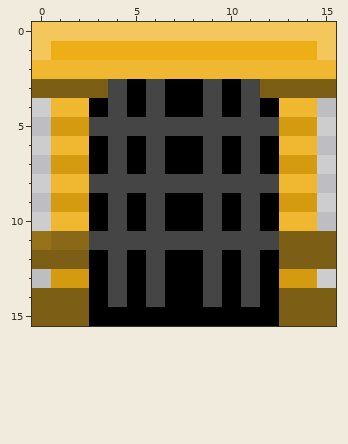
Pixel-art sprite -- JSUS/assets/Tiles/Gate/tileGate(5).png. The first picture shows the starting point.
The file is 16x16 pixels.
New version:
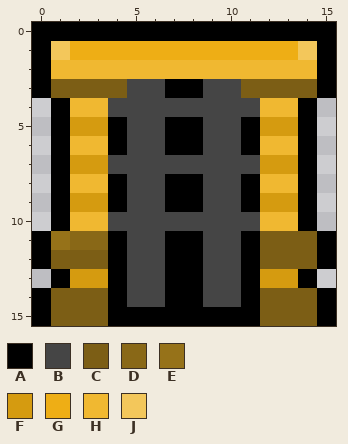
Palette (. is transparent): A #000000  B #454545  C #7c5e15  D #896817  E #967219  F #d59b10  G #eeae15  H #f0b831  J #f3c75b
Author's note on the commit: Gate+NeueSteine ich habe ein paar Tiles ausgetauscht und das Gate schöner gemacht.
Changes in this commit:
@@ x 0..15 @@
- 0 JJJJJJJJJJJJJJJJ
- 1 JGGGGGGGGGGGGGGJ
- 2 HHHHHHHHHHHHHHHH
- 3 CCCCBABAABABCCCC
- 4 .HHABABAABABAHH.
- 5 .FFBBBBBBBBBBFF.
- 6 .HHABABAABABAHH.
- 7 .FFABABAABABAFF.
- 8 .HHBBBBBBBBBBHH.
- 9 .FFABABAABABAFF.
-10 .HHABABAABABAHH.
-11 EDDBBBBBBBBBBCCC
-12 CCCABABAABABACCC
-13 .FFABABAABABAFF.
-14 CCCABABAABABACCC
-15 CCCAAAAAAAAAACCC
+ 0 AAAAAAAAAAAAAAAA
+ 1 AJGGGGGGGGGGGGJA
+ 2 AHHHHHHHHHHHHHHA
+ 3 ACCCCBBAABBCCCCA
+ 4 .AHHBBBBBBBBHHA.
+ 5 .AFFABBAABBAFFA.
+ 6 .AHHABBAABBAHHA.
+ 7 .AFFBBBBBBBBFFA.
+ 8 .AHHABBAABBAHHA.
+ 9 .AFFABBAABBAFFA.
+10 .AHHBBBBBBBBHHA.
+11 AEDDABBAABBACCCA
+12 ACCCABBAABBACCCA
+13 .AFFABBAABBAFFA.
+14 ACCCABBAABBACCCA
+15 ACCCAAAAAAAACCCA
